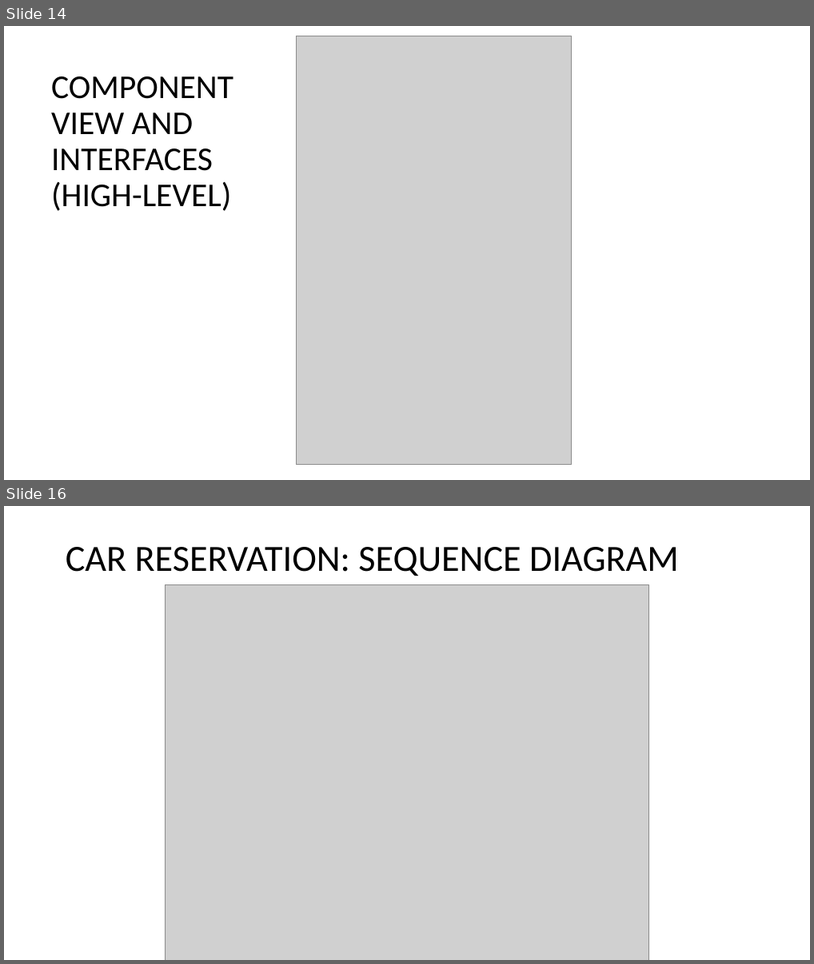
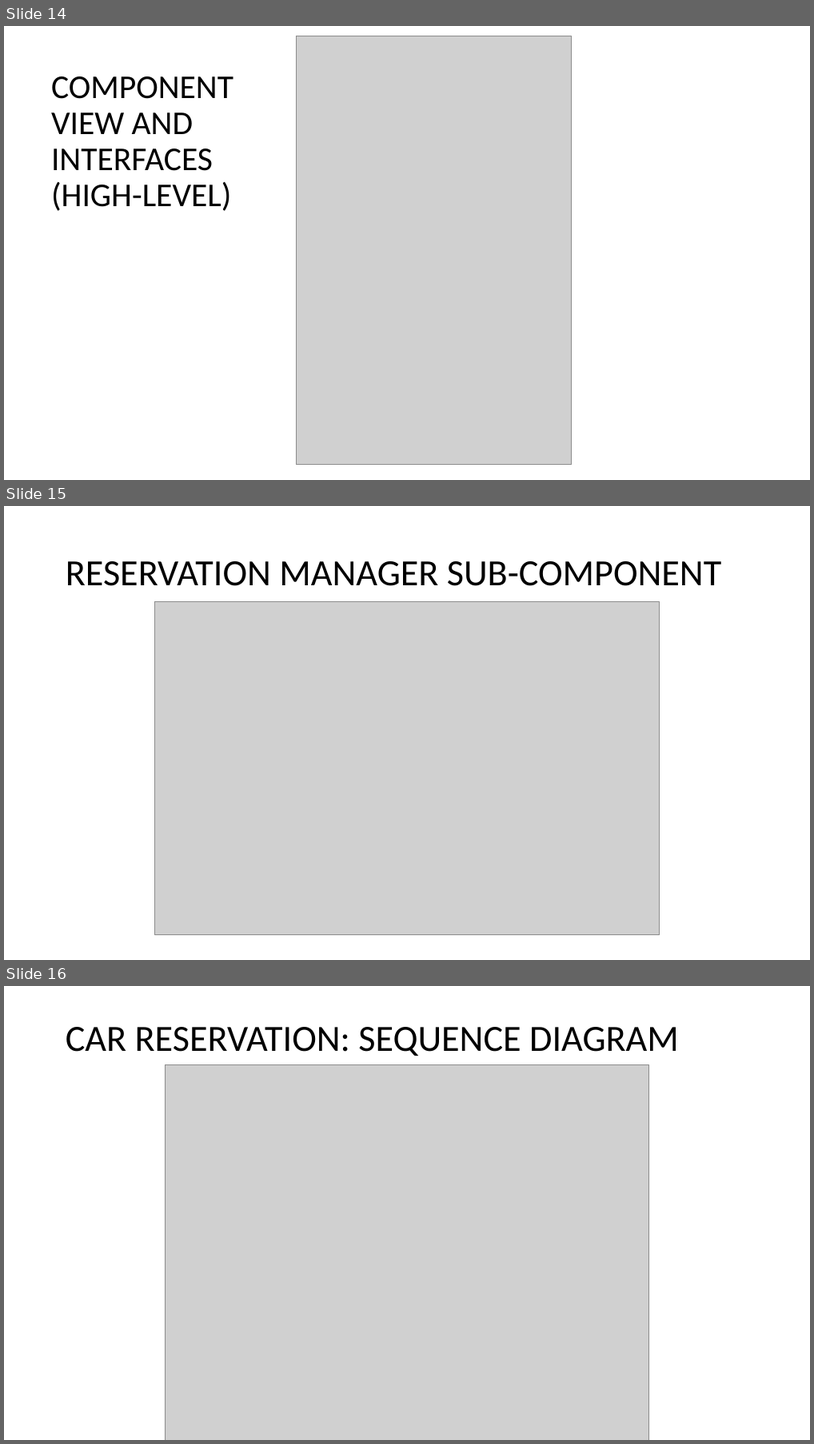
Before and after one commit to Lore9994/CroceBoglioSE2, a slide deck: presentation/PowerEnjoy.pptx. Shown one above the other, each under a label of ours: slides 14 and 16 before the commit, slides 14, 15 and 16 after it; the slides between them are not shown. The pictures are 814x964 and 814x1444 pixels, drawn with LibreOffice and Linux fonts; fonts in the diff are those of the drawing; grey boxes stand for pictures. Boxes give left, top, right and bottom in pixels: in the first picture for what was removed or moved away, otherwise in the second. Text is boxed around its words. In the diff, an @@ line names an element or a change of style, - is before the commit and + after.

```diff
--- a/presentation/PowerEnjoy.pptx
+++ b/presentation/PowerEnjoy.pptx
@@ slide 15 added at (4, 506, 810, 960), background #FFFFFF @@
@@ title added at (66, 561, 722, 586), 44 pt, text #000000 @@
+RESERVATION MANAGER SUB-COMPONENT
@@ picture added at (155, 601, 660, 934) @@
```
Also in this commit, not shown: 2 slides changed.
